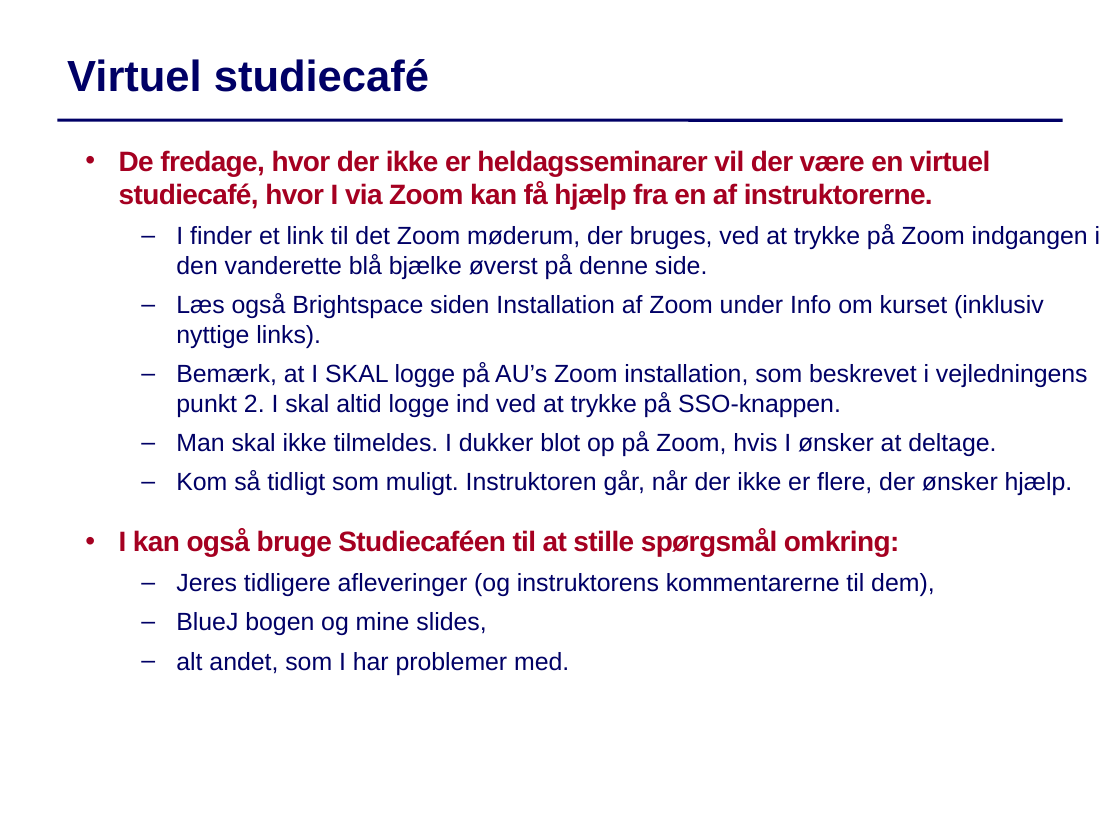
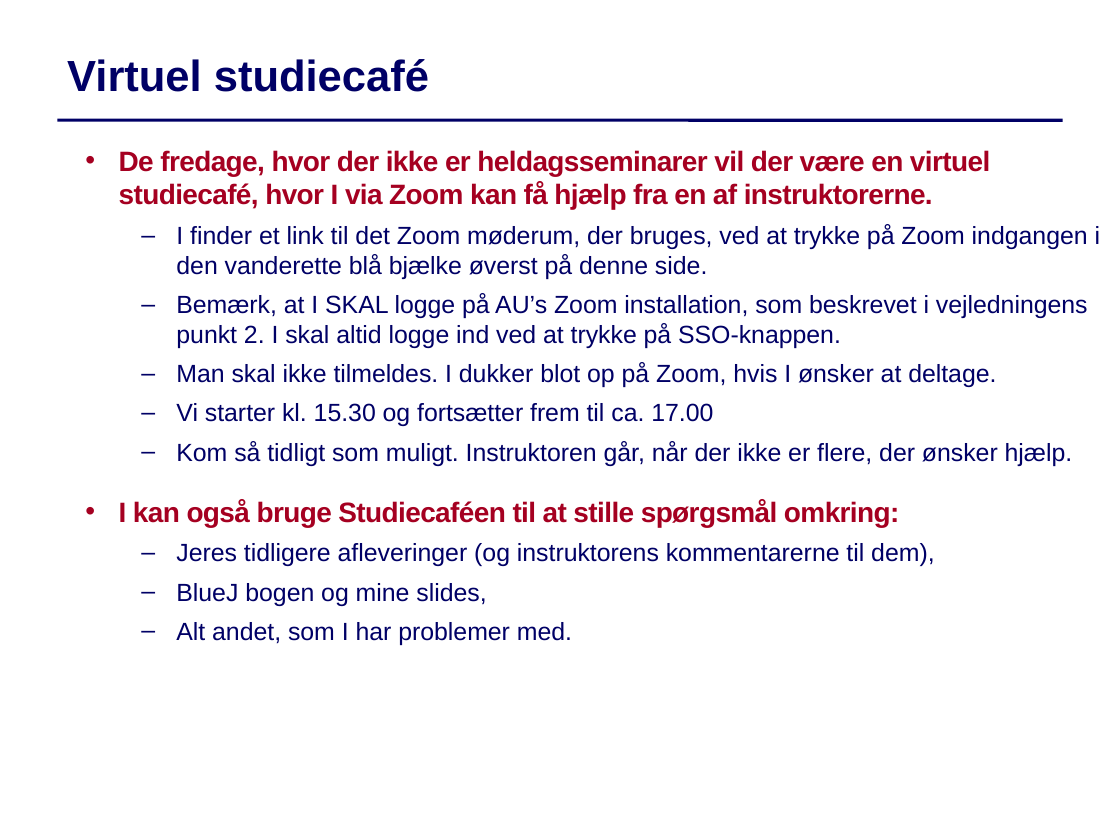
Before and after one commit to IntProgAU/Materiale, a slide deck: slide 11 of web/g22/status/Status1.pptx. Drawn at 1120x840 pixels with LibreOffice and Linux fonts; fonts in the diff are those of the drawing. Boxes give left, top, right and bottom in pixels: in the first picture for what was removed or moved away, otherwise in the second. Text is boxed around its words. In the diff, an @@ line names an element or a change of style, - is before the commit and + after.

```diff
--- a/web/g22/status/Status1.pptx
+++ b/web/g22/status/Status1.pptx
@@ text at bbox=[176, 293, 1044, 348]: paragraph removed @@
-  – Læs også Brightspace siden Installation af Zoom under Info om kurset (inklusiv nyttige links).
@@ text at bbox=[176, 403, 713, 426]: paragraph added @@
+  – Vi starter kl. 15.30 og fortsætter frem til ca. 17.00
@@ text at bbox=[176, 622, 572, 645]: text changed @@
-  – alt andet, som I har problemer med.
+  – Alt andet, som I har problemer med.
```
